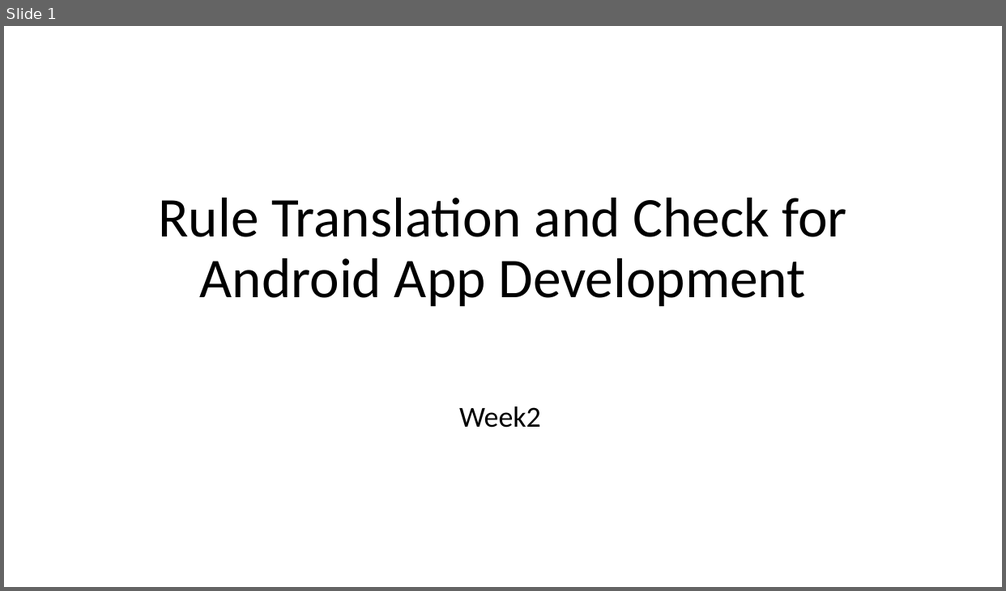
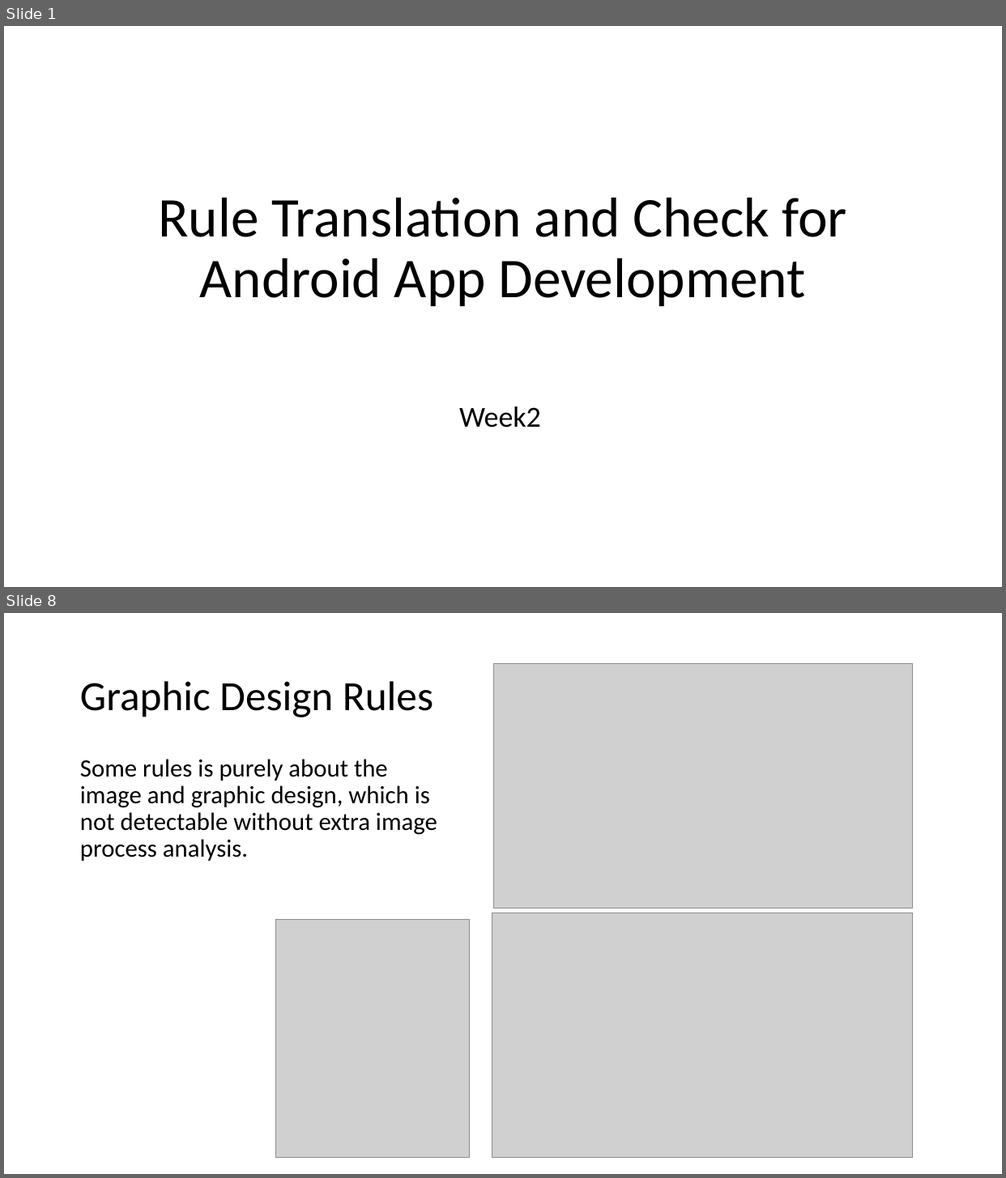
Before and after one commit to MulongXie/AppRuleCheck-Android, a slide deck: doc/week2.pptx. Shown one above the other, each under a label of ours: slide 1 before the commit, slides 1 and 8 after it; the slides between them are not shown. The pictures are 1006x591 and 1006x1178 pixels, drawn with LibreOffice and Linux fonts; fonts in the diff are those of the drawing; grey boxes stand for pictures. Boxes give left, top, right and bottom in pixels: in the first picture for what was removed or moved away, otherwise in the second. Text is boxed around its words. In the diff, an @@ line names an element or a change of style, - is before the commit and + after.

```diff
--- a/doc/week2.pptx
+++ b/doc/week2.pptx
@@ slide 8 added at [4,613,1002,1174], background #FFFFFF @@
@@ title added at [80,681,433,717], 40 pt, text #000000 @@
+Graphic Design Rules
@@ picture added at [493,664,912,909] @@
@@ text added at [80,759,437,861], 24 pt, text #000000 @@
+Some rules is purely about the image and graphic design, which is not detectable without extra image process analysis.
@@ picture added at [275,920,470,1157] @@
@@ picture added at [492,914,912,1158] @@
```
Also in this commit, not shown: 6 slides changed, 7 other slides added, 3 other files.
